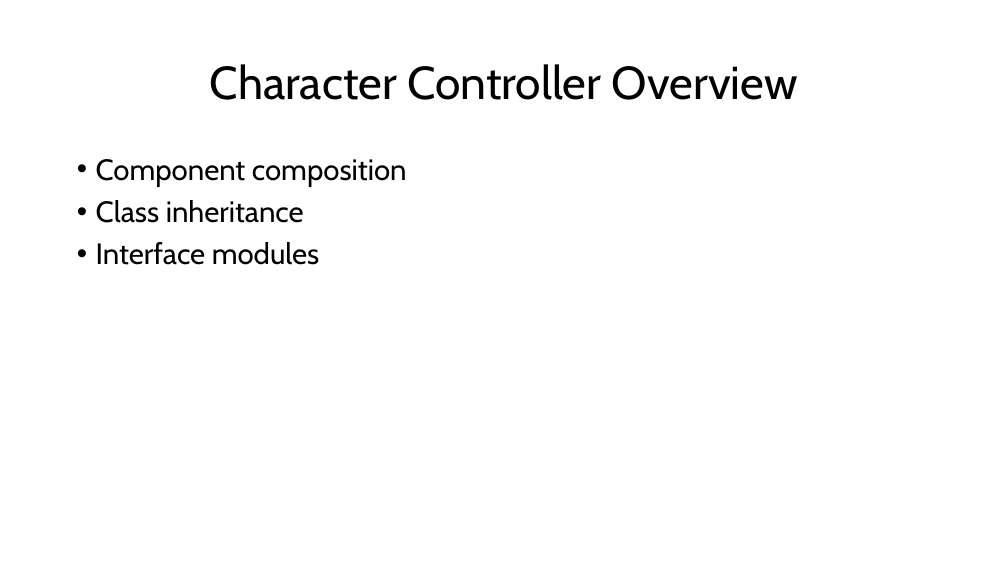
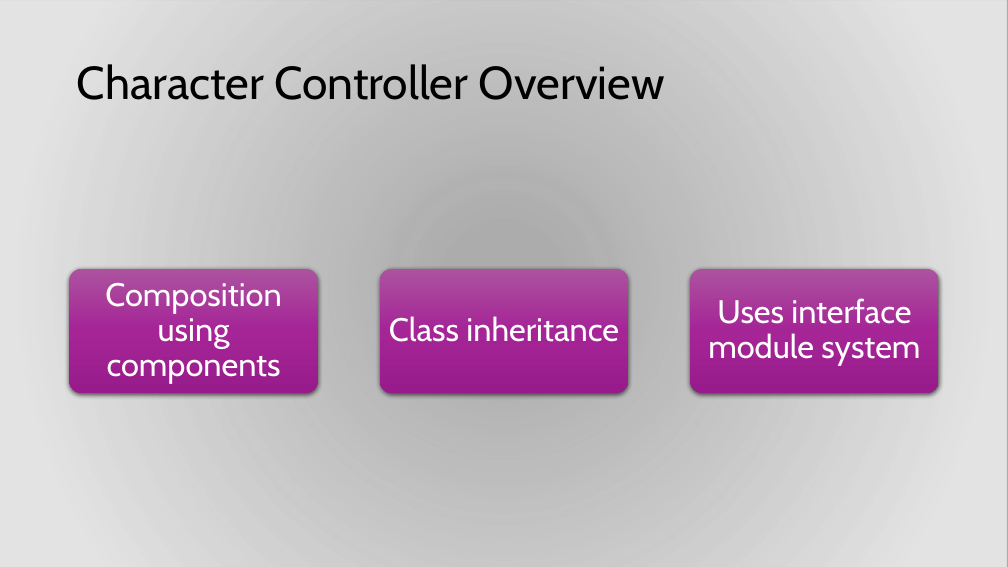
Before and after one commit to bigmonmulgrew/BigMonD_DemoKit, a slide deck: slide 1 of Documentation/Character Controller Architecture.pptx. Drawn at 1008x567 pixels with LibreOffice and Linux fonts; fonts in the diff are those of the drawing; background and template pictures are left out; a plain dark background stands for a picture behind light text. Boxes give left, top, right and bottom in pixels: in the first picture for what was removed or moved away, otherwise in the second. Text is boxed around its words. In the diff, an @@ line names an element or a change of style, - is before the commit and + after.

```diff
--- a/Documentation/Character Controller Architecture.pptx
+++ b/Documentation/Character Controller Architecture.pptx
@@ background #FFFFFF to picture (left out) @@
@@ rectangle added at bbox=[0, 0, 1008, 567], fill gradient #E8E8E8 @@
@@ title "Character Controller Overview" at bbox=[77, 64, 665, 100]: alignment centre to left @@
@@ text removed at bbox=[96, 159, 407, 265] @@
-• Component composition
-• Class inheritance
-• Interface modules
@@ group added at bbox=[70, 268, 938, 392]: 3 rounded rectangles, 3 texts @@
+Composition using components
+Class inheritance
+Uses interface module system
```
Also in this commit, not shown: 4 other slides changed.
